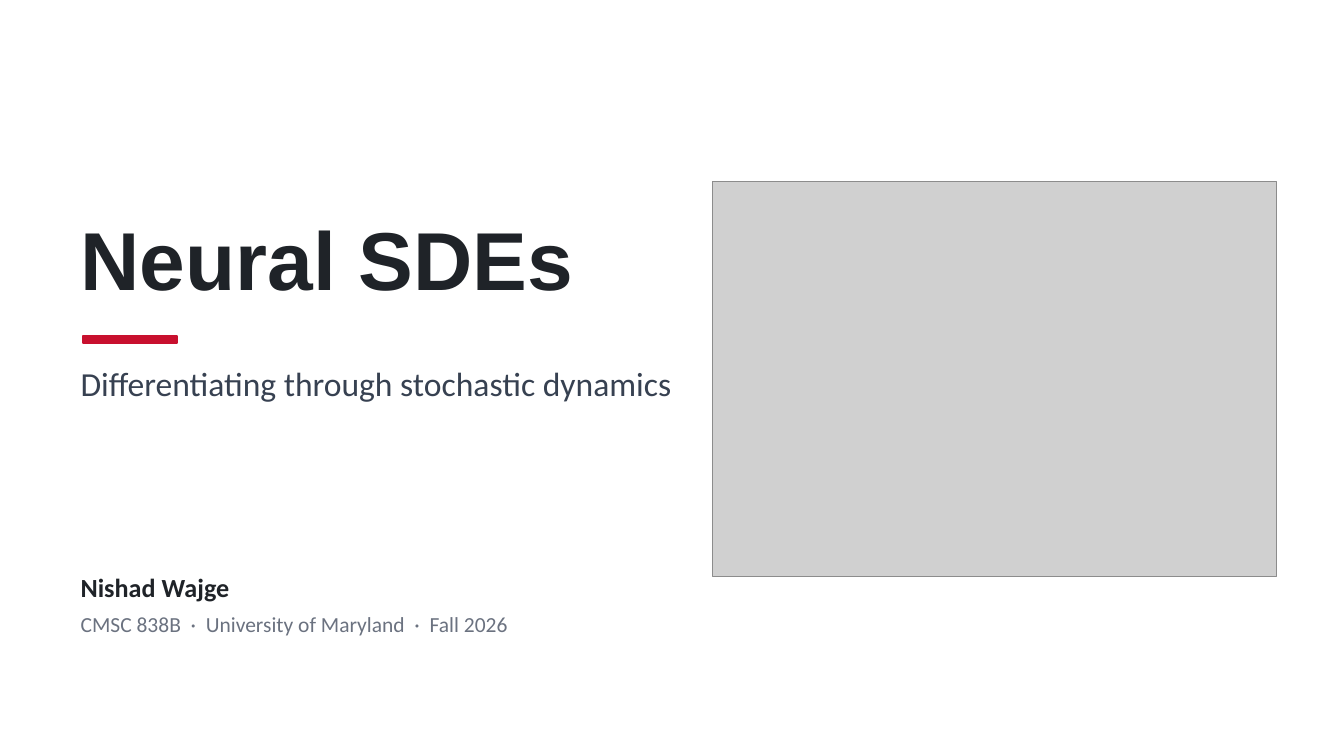
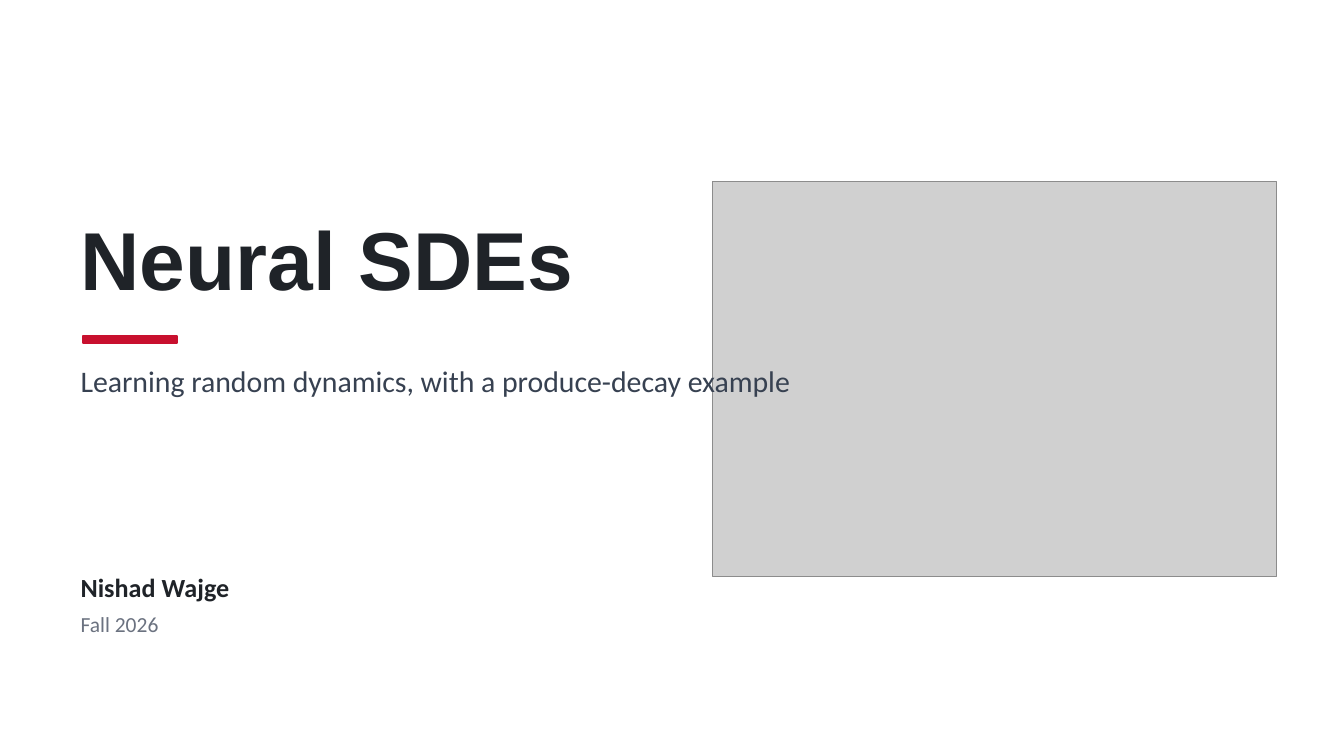
Before and after one commit to nishadw/neural-sde, a slide deck: slide 1 of lecture/neural_sde_lecture.pptx. Drawn at 1344x756 pixels with LibreOffice and Linux fonts; fonts in the diff are those of the drawing; grey boxes stand for pictures. Boxes give left, top, right and bottom in pixels: in the first picture for what was removed or moved away, otherwise in the second. Text is boxed around its words. In the diff, an @@ line names an element or a change of style, - is before the commit and + after.

```diff
--- a/lecture/neural_sde_lecture.pptx
+++ b/lecture/neural_sde_lecture.pptx
@@ text at (81,367,790,399): text changed; size 18 to 16 pt @@
-Differentiating through stochastic dynamics
+Learning random dynamics, with a produce-decay example
@@ text at (81,617,159,632): text changed @@
-CMSC 838B · University of Maryland · Fall 2026
+Fall 2026
```
Also in this commit, not shown: 4 other slides changed, 16 slides added, 27 slides removed, 12 other files.
